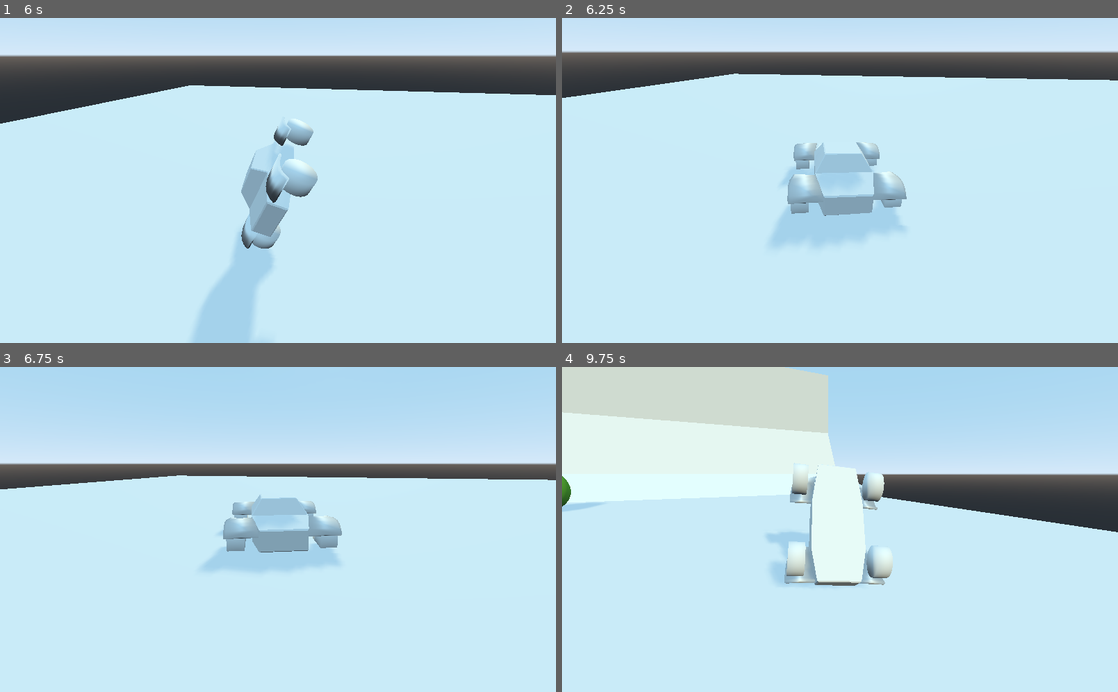
Above: before the commit, frames 1-4 (two rows, left to right).
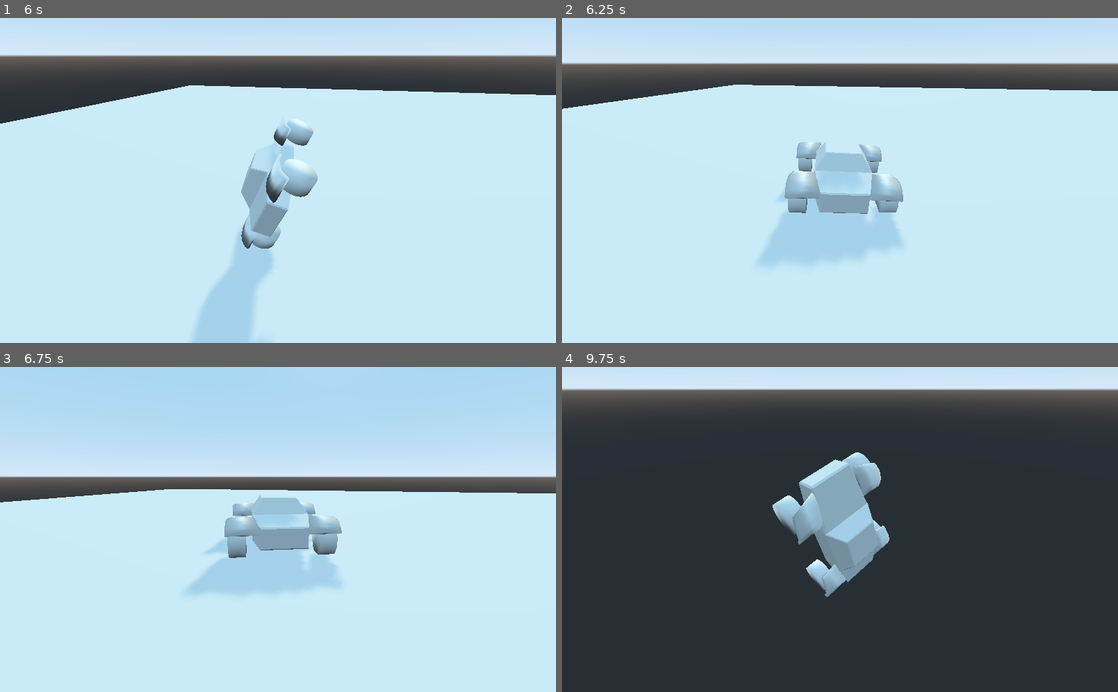
Above: after the commit, the same moments.

Repository: Lurkki14/TorpedoAlliance
Game: Godot game, scene res://Field.tscn
The game is run twice, just before and just after one commit, with the same random seed, the same clock (stepped at 60 frames per second) and the same inputs.
Inputs (mouse positions are in pixels of both pictures, inside the frame that each line leads up to):
- Up to frame 1 (6 s): move the mouse to (400, 164) at 0.52 s; press the mouse at (400, 164) at 0.53 s; hold E (car_roll_right) 0.53-1.28 s; right-click (400, 164) at 0.77 s; move the mouse to (166, 196) at 1.27 s; release the mouse at (166, 196) at 1.28 s; hold Q (car_roll_left) 1.28-2.03 s; click (166, 196) at 1.35 s; right-click (166, 196) at 1.52 s; move the mouse to (333, 109) at 2.02 s; press the mouse at (333, 109) at 2.03 s; hold E (car_roll_right) 2.03-2.78 s; move the mouse to (250, 245) at 2.77 s; release the mouse at (250, 245) at 2.78 s; hold W (car_accelerate) 2.78-3.53 s; click (250, 245) at 2.85 s; right-click (250, 245) at 3.02 s; move the mouse to (444, 229) at 3.52 s; press the mouse at (444, 229) at 3.53 s; hold Q (car_roll_left) 3.53-5.78 s; right-click (444, 229) at 3.77 s; move the mouse to (111, 131) at 4.27 s; release the mouse at (111, 131) at 4.28 s; click (111, 131) at 4.35 s; right-click (111, 131) at 4.52 s; move the mouse to (305, 180) at 5.02 s; press the mouse at (305, 180) at 5.03 s; move the mouse to (194, 99) at 5.77 s; release the mouse at (194, 99) at 5.78 s; hold E (car_roll_right) from 5.78 s (still down); click (194, 99) at 5.85 s
- Up to frame 2 (6.25 s): keep holding E (car_roll_right); right-click (756, 99) at 6.02 s
- Up to frame 3 (6.75 s): move the mouse to (400, 513) at 6.52 s; release E (car_roll_right) at 6.53 s; press the mouse at (400, 513) at 6.53 s; hold W (car_accelerate) from 6.53 s (still down)
- Up to frame 4 (9.75 s): right-click (962, 513) at 6.77 s; move the mouse to (728, 545) at 7.27 s; release W (car_accelerate) at 7.28 s; release the mouse at (728, 545) at 7.28 s; hold E (car_roll_right) 7.28-8.03 s; click (728, 545) at 7.35 s; right-click (728, 545) at 7.52 s; move the mouse to (895, 458) at 8.02 s; press the mouse at (895, 458) at 8.03 s; hold Q (car_roll_left) 8.03-9.53 s; move the mouse to (812, 594) at 8.77 s; release the mouse at (812, 594) at 8.78 s; click (812, 594) at 8.85 s; right-click (812, 594) at 9.02 s; move the mouse to (1006, 578) at 9.52 s; press the mouse at (1006, 578) at 9.53 s; hold W (car_accelerate) from 9.53 s (still down)

Frame 1 is identical in both runs. In frame 2, 11% of the frame differs, in the area x 0-100%, y 10-77%; in frame 3, 11%; in frame 4, 96%, in the area x 0-100%, y 0-100%.

Commit message:
Better wheels suspension coefficients

Diff:
--- a/NewCar.tscn
+++ b/NewCar.tscn
@@ -187,12 +187,12 @@
 use_as_traction = true
 wheel_roll_influence = 1.0
 wheel_radius = 0.58
-wheel_friction_slip = 1.0
-suspension_travel = 0.15
-suspension_stiffness = 30.0
-suspension_max_force = 4000.0
-damping_compression = 0.5
-damping_relaxation = 1.0
+wheel_friction_slip = 10.0
+suspension_travel = 0.15
+suspension_stiffness = 200.0
+suspension_max_force = 7000.0
+damping_compression = 0.5
+damping_relaxation = 10.0
 
 [node name="wheel_back_left" type="MeshInstance" parent="WheelBL"]
 transform = Transform( 0.71914, 0, 0, 0, 1, 0, 0, 0, 1, 0, 0, 0 )
@@ -205,12 +205,12 @@
 use_as_steering = true
 wheel_roll_influence = 1.0
 wheel_radius = 0.58
-wheel_friction_slip = 1.0
-suspension_travel = 0.15
-suspension_stiffness = 30.0
-suspension_max_force = 4000.0
-damping_compression = 0.5
-damping_relaxation = 1.0
+wheel_friction_slip = 10.0
+suspension_travel = 0.15
+suspension_stiffness = 200.0
+suspension_max_force = 7000.0
+damping_compression = 0.5
+damping_relaxation = 10.0
 
 [node name="wheel_front_right" type="MeshInstance" parent="WheelFR"]
 transform = Transform( 0.71914, 0, 0, 0, 1, 0, 0, 0, 1, 0, 0, 0 )
@@ -223,12 +223,12 @@
 use_as_steering = true
 wheel_roll_influence = 1.0
 wheel_radius = 0.58
-wheel_friction_slip = 1.0
-suspension_travel = 0.15
-suspension_stiffness = 30.0
-suspension_max_force = 4000.0
-damping_compression = 0.5
-damping_relaxation = 1.0
+wheel_friction_slip = 10.0
+suspension_travel = 0.15
+suspension_stiffness = 200.0
+suspension_max_force = 7000.0
+damping_compression = 0.5
+damping_relaxation = 10.0
 
 [node name="wheel_front_left" type="MeshInstance" parent="WheelFL"]
 transform = Transform( 0.71914, 0, 0, 0, 1, 0, 0, 0, 1, 0, 0, 0 )
@@ -237,15 +237,16 @@
 
 [node name="WheelBR" type="VehicleWheel" parent="."]
 transform = Transform( 1, 0, 0, 0, 1, 0, 0, 0, 1, -1.507, 0, -1.398 )
-use_as_traction = true
-wheel_roll_influence = 1.0
-wheel_radius = 0.58
-wheel_friction_slip = 1.0
-suspension_travel = 0.15
-suspension_stiffness = 30.0
-suspension_max_force = 4000.0
-damping_compression = 0.5
-damping_relaxation = 1.0
+engine_force = 1.54143e-43
+use_as_traction = true
+wheel_roll_influence = 1.0
+wheel_radius = 0.58
+wheel_friction_slip = 10.0
+suspension_travel = 0.15
+suspension_stiffness = 200.0
+suspension_max_force = 7000.0
+damping_compression = 0.5
+damping_relaxation = 10.0
 
 [node name="wheel_back_right" type="MeshInstance" parent="WheelBR"]
 transform = Transform( 0.71914, 0, 0, 0, 1, 0, 0, 0, 1, 0, 0, 0 )
